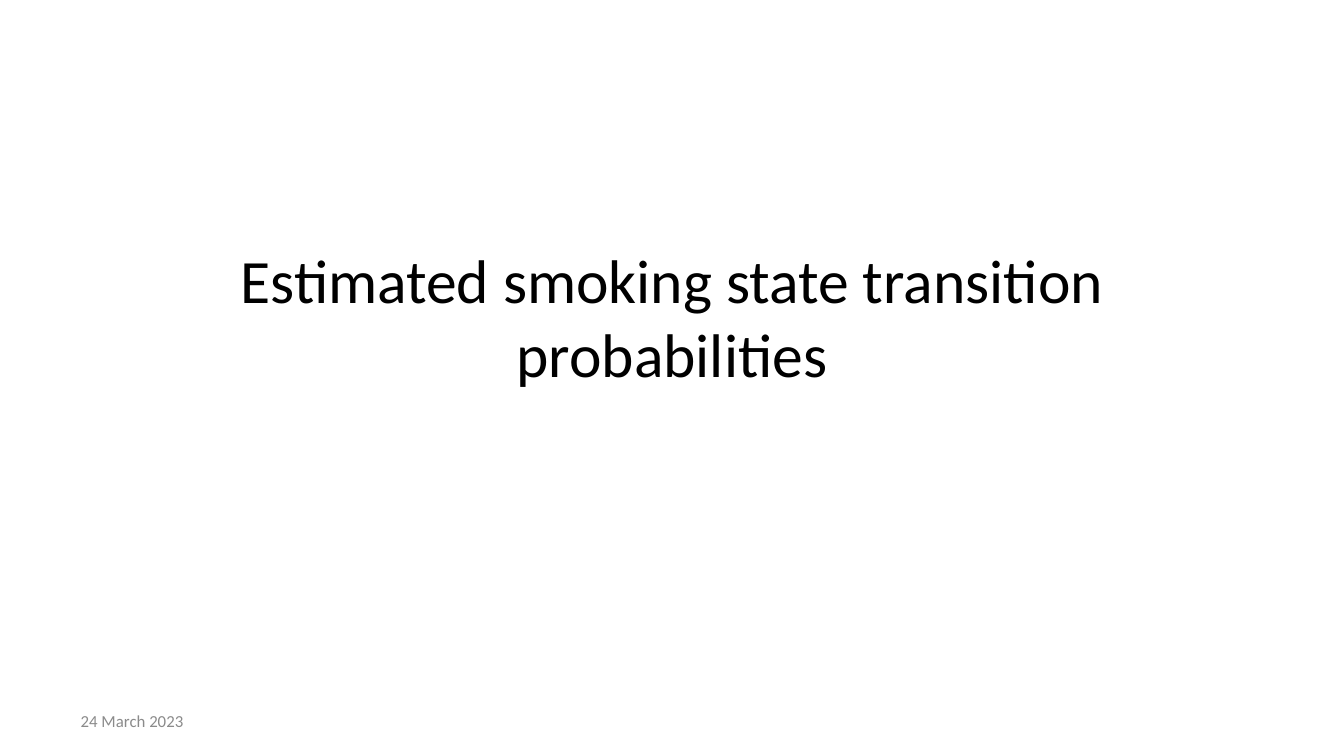
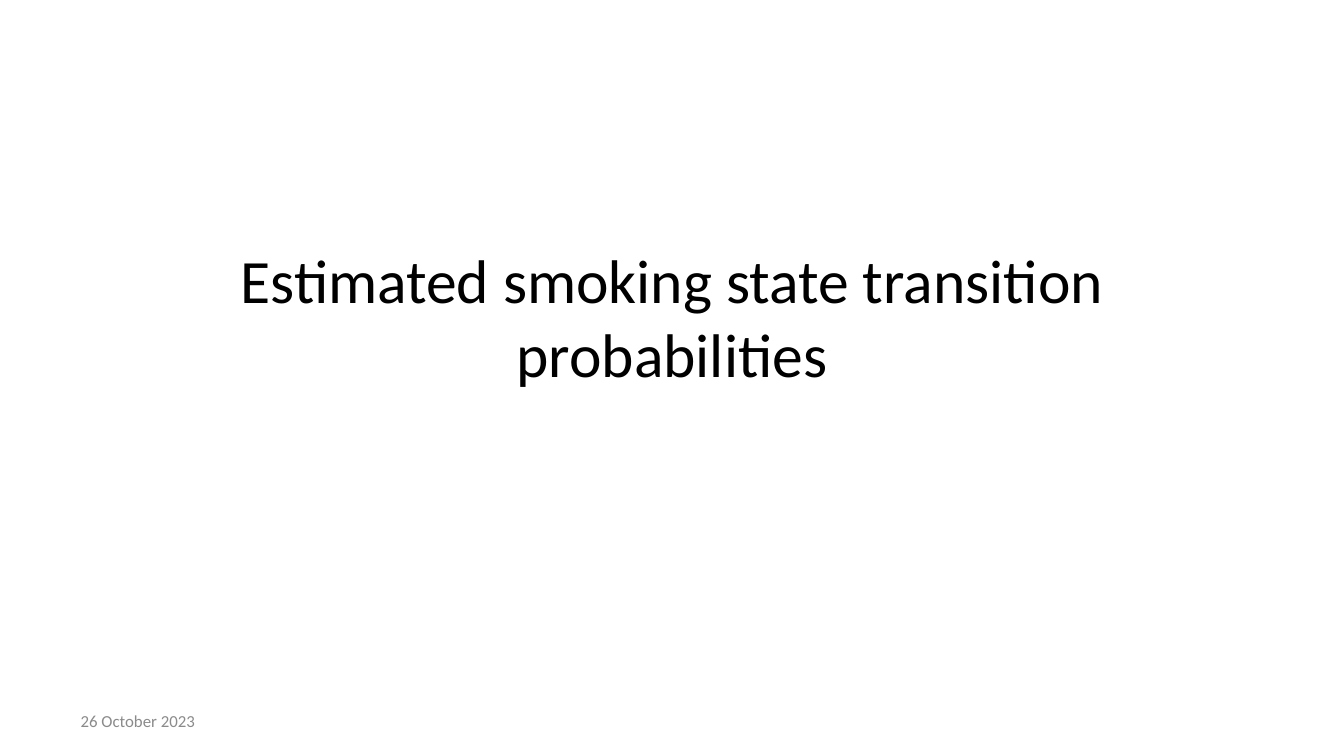
Before and after one commit to STAPM/smktrans, a slide deck: slide 1 of transition_probability_estimates/smoking_transitions_Scotland.pptx. Drawn at 1344x756 pixels with LibreOffice and Linux fonts; fonts in the diff are those of the drawing. Boxes give left, top, right and bottom in pixels: in the first picture for what was removed or moved away, otherwise in the second. Text is boxed around its words. In the diff, an @@ line names an element or a change of style, - is before the commit and + after.

```diff
--- a/transition_probability_estimates/smoking_transitions_Scotland.pptx
+++ b/transition_probability_estimates/smoking_transitions_Scotland.pptx
@@ text at bbox=[81, 715, 195, 727]: text changed @@
-24 March 2023
+26 October 2023
```
Also in this commit, not shown: 1 slide added, 7 other files.
